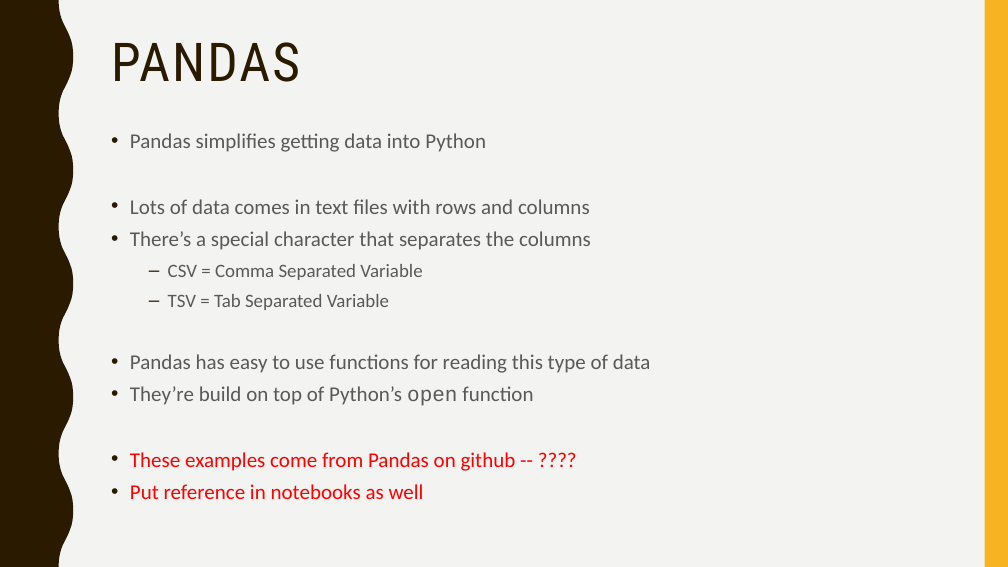
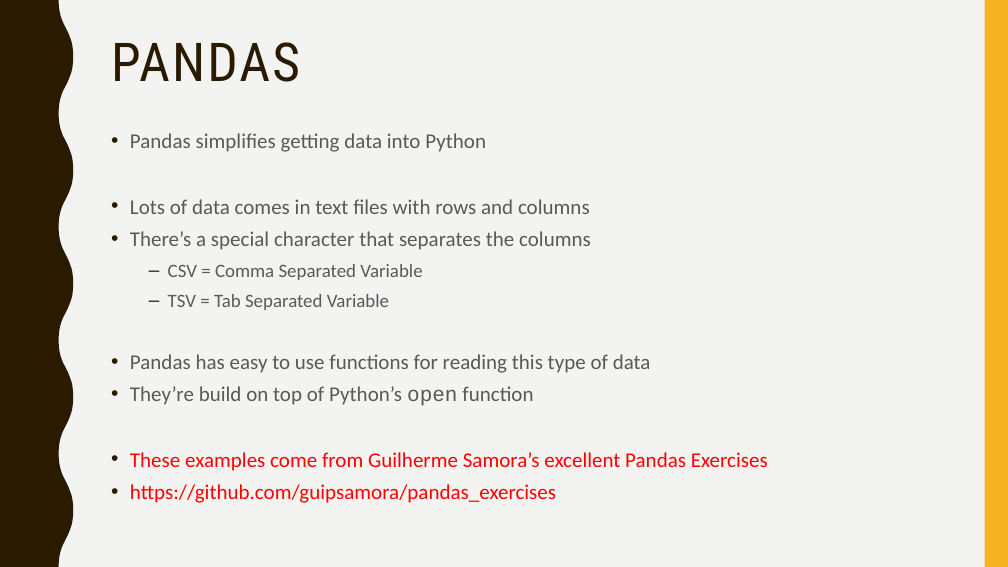
Before and after one commit to narock/scientific_computing_course, a slide deck: slide 8 of 02_Libraries/02_Scientific_Computing_Libs.pptx. Drawn at 1008x567 pixels with LibreOffice and Linux fonts; fonts in the diff are those of the drawing. Boxes give left, top, right and bottom in pixels: in the first picture for what was removed or moved away, otherwise in the second. Text is boxed around its words. In the diff, an @@ line names an element or a change of style, - is before the commit and + after.

```diff
--- a/02_Libraries/02_Scientific_Computing_Libs.pptx
+++ b/02_Libraries/02_Scientific_Computing_Libs.pptx
@@ text at [130,452,768,503]: text changed @@
-• These examples come from Pandas on github -- ????
-• Put reference in notebooks as well
+• These examples come from Guilherme Samora’s excellent Pandas Exercises
+• https://github.com/guipsamora/pandas_exercises
```
Also in this commit, not shown: 1 slide added, 1 slide removed, 4 other files.
